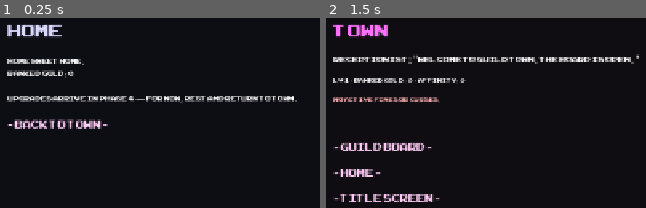
Above: before the commit, frames 1-2 (left to right).
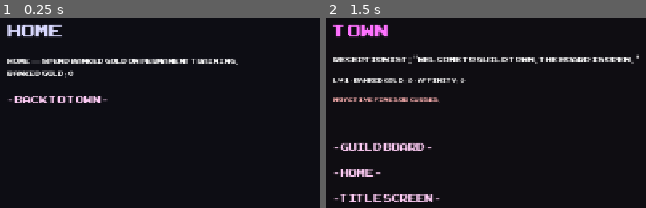
Above: after the commit, the same moments.

Repository: no-release/Temptress
Game: Godot game, scene res://scenes/Home.tscn
Same seed, same stepped clock (60 frames per second), same inputs: the game is played once before the commit and once after it. This scene is started directly instead of the project's main scene.
Inputs (mouse positions are in pixels of both pictures, inside the frame that each line leads up to):
- Up to frame 1 (0.25 s): no input
- Up to frame 2 (1.5 s): tap Enter at 0.5 s; move the mouse to (outside the picture) at 0.52 s; click (outside the picture) at 0.67 s; click "- BACK TO TOWN -" at 1.25 s

The runs differ from the first frame. In frame 1, 5.0% of the frame differs, in the area x 2-93%, y 21-59%; in frame 2, nothing differs.
Error after the commit: Cannot call method 'get_children' on a null value. (res://scripts/Home.gd:19)

Commit message:
Phase 4: Home upgrade UI

Diff:
--- a/rhythmtap-ui-updated-11/scripts/Home.gd
+++ b/rhythmtap-ui-updated-11/scripts/Home.gd
@@ -1,9 +1,10 @@
 extends Control
 # =============================================================================
-# Home.gd — Phase 2 stub / Phase 4 upgrades
+# Home.gd — Phase 4 upgrades
 # =============================================================================
 
 @onready var body: Label = $Margin/VBox/Body
+@onready var list: VBoxContainer = $Margin/VBox/UpgradeList
 @onready var back_button: Button = $Margin/VBox/Back
 
 func _ready() -> void:
@@ -11,4 +12,39 @@
 		SoundGen.play_ui_click()
 		get_tree().change_scene_to_file("res://scenes/Town.tscn")
 	)
-	body.text = "Home sweet home.\nBanked gold: %d\n\nUpgrades arrive in Phase 4 — for now, rest and return to town." % MetaSave.banked_gold
+	_rebuild()
+
+func _rebuild() -> void:
+	body.text = "Home — spend banked gold on permanent training.\nBanked gold: %d" % MetaSave.banked_gold
+	for child in list.get_children():
+		child.queue_free()
+	for id in UpgradeCatalog.UPGRADES.keys():
+		var def: Dictionary = UpgradeCatalog.UPGRADES[id]
+		var rank := MetaSave.upgrade_rank(id)
+		var max_rank := int(def["max_rank"])
+		var row := HBoxContainer.new()
+		var label := Label.new()
+		label.size_flags_horizontal = Control.SIZE_EXPAND_FILL
+		if rank >= max_rank:
+			label.text = "%s (MAX) — %s" % [def["name"], def["description"]]
+		else:
+			label.text = "%s [%d/%d] — %s" % [def["name"], rank, max_rank, def["description"]]
+		row.add_child(label)
+		var btn := Button.new()
+		if rank >= max_rank:
+			btn.text = "MAX"
+			btn.disabled = true
+		else:
+			var cost := UpgradeCatalog.cost_for(id)
+			btn.text = "Buy (%d)" % cost
+			var upgrade_id := String(id)
+			btn.pressed.connect(func(): _buy(upgrade_id))
+		row.add_child(btn)
+		list.add_child(row)
+
+func _buy(id: String) -> void:
+	SoundGen.play_ui_click()
+	if MetaSave.try_buy_upgrade(id):
+		_rebuild()
+	else:
+		body.text = "Not enough gold (or maxed).\nBanked gold: %d" % MetaSave.banked_gold
